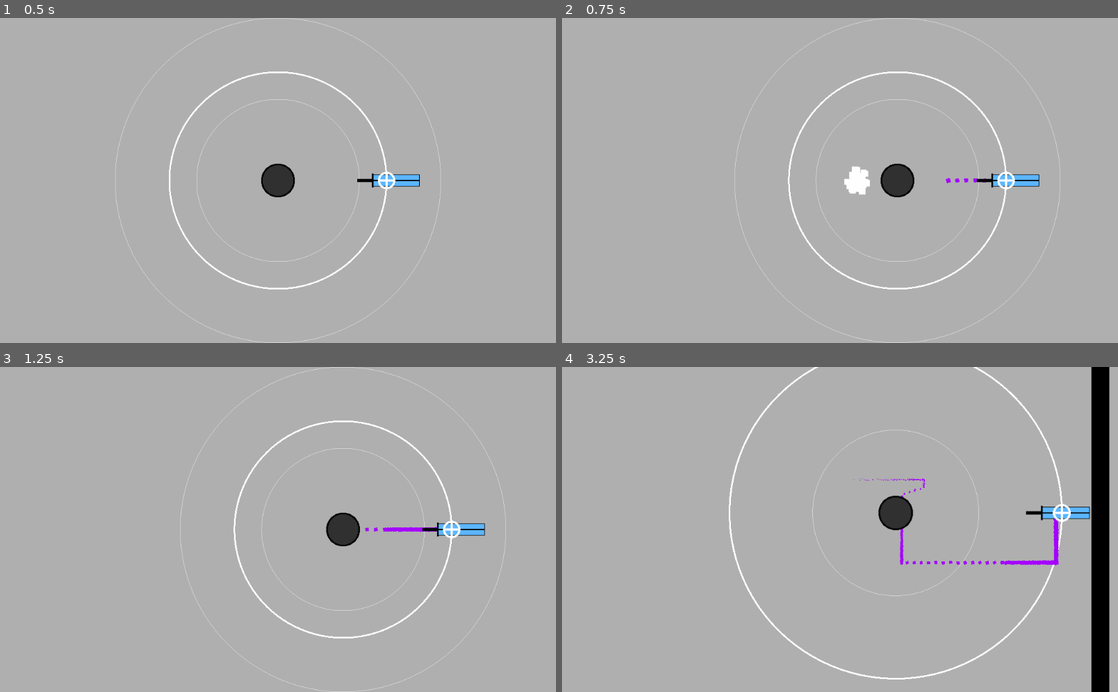
Above: before the commit, frames 1-4 (two rows, left to right).
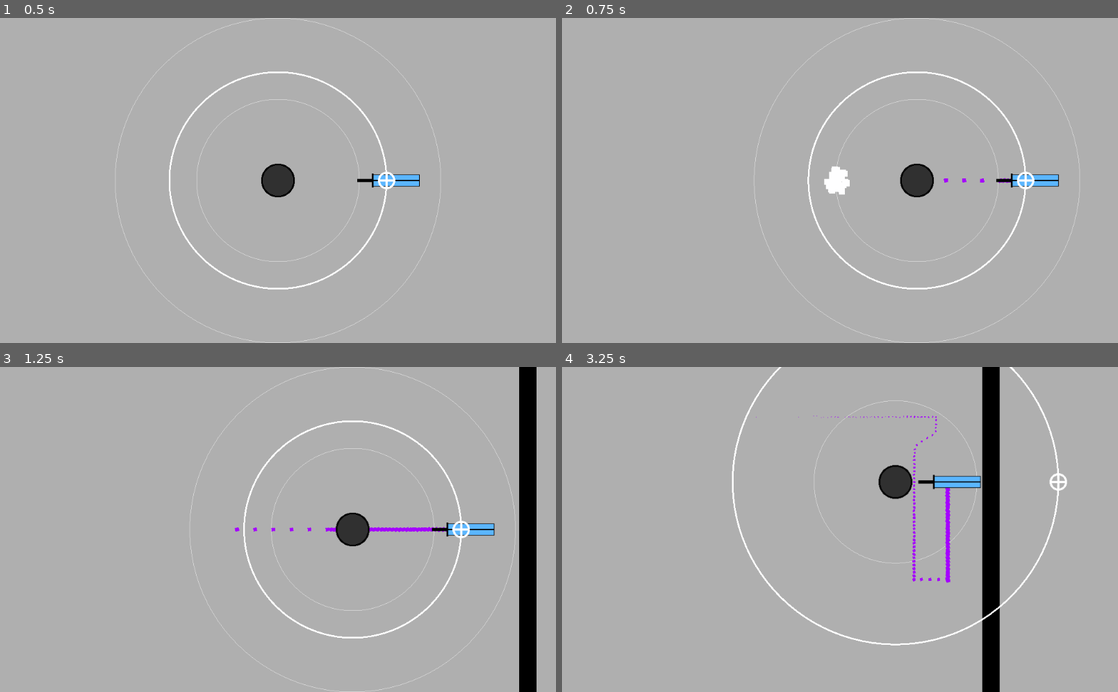
Above: after the commit, the same moments.

Repository: Izook/psychic-blade
Game: Godot game, scene res://scenes/Main.tscn
Same seed, same stepped clock (60 frames per second), same inputs: the game is played once before the commit and once after it.
Inputs:
- Up to frame 1 (0.5 s): no input
- Up to frame 2 (0.75 s): tap Enter at 0.5 s; hold Right (move_right) from 0.53 s (still down); hold Space (dash) from 0.53 s (still down)
- Up to frame 3 (1.25 s): keep holding Right (move_right); keep holding Space (dash)
- Up to frame 4 (3.25 s): release Right (move_right) at 1.28 s; release Space (dash) at 1.28 s; hold Down (move_down) 1.28-2.03 s; tap S (pull_in) at 1.35 s; hold Right (move_right) 2.03-2.78 s; hold W (push_out) 2.03-2.78 s; hold Up (move_up) from 2.78 s (still down); tap Q (zoom_in) at 2.85 s

Frame 1 is identical in both runs. In frame 2, 3.6% of the frame differs, in the area x 31-93%, y 0-100%; in frame 3, 5.7%; in frame 4, 11%, in the area x 30-99%, y 0-100%.

Commit message:
Increase player and zoom speed

Diff:
--- a/scripts/Player.gd
+++ b/scripts/Player.gd
@@ -1,14 +1,14 @@
 extends KinematicBody2D
 
-const MIN_ZOOM := 0.75
-const MAX_ZOOM := 2.0
+const MIN_ZOOM := 1.0
+const MAX_ZOOM := 3.5
 
 const DASH_DURATION := 0.075
 const DASH_RESET_TIME := 1.0
 
-export (int) var speed := 200
+export (int) var speed := 400
 export (int) var dash_factor := 5
-export (float) var zoom_speed := 0.005
+export (float) var zoom_speed := 0.01
 
 onready var camera := $PlayerCamera as Camera2D
 onready var dash_particles := $DashParticles as Particles2D
